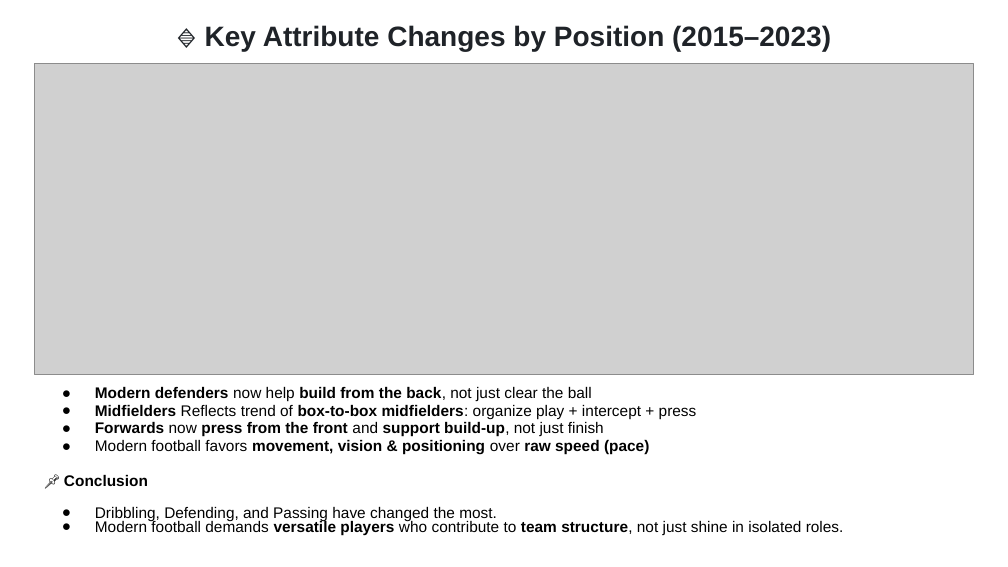
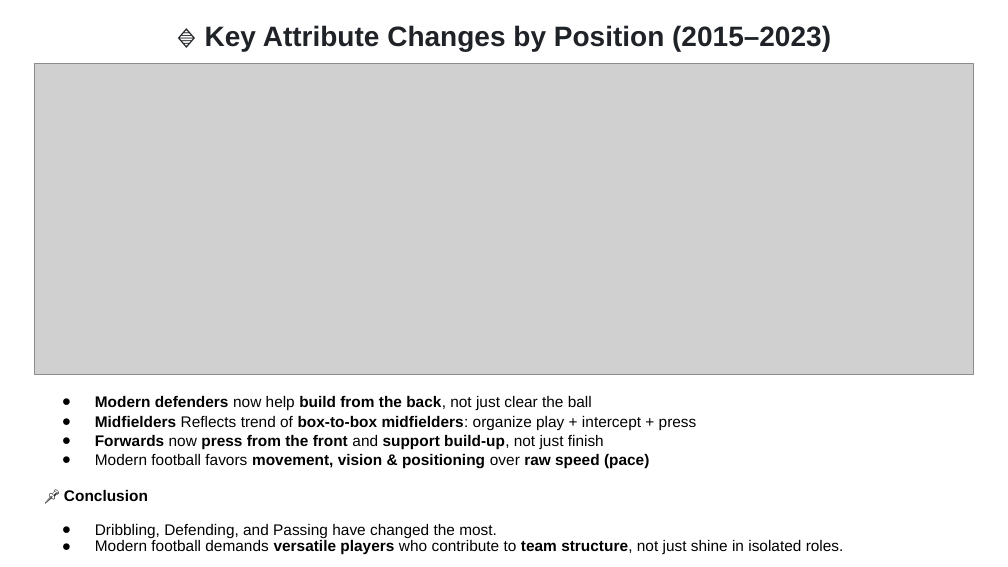
Before and after one commit to hoangbui93/Decoding-Modern-Football-Tactics-Talent-and-Transfer-Value, a slide deck: slide 19 of 🎓 Graduation Project.pptx. Drawn at 1008x567 pixels with LibreOffice and Linux fonts; fonts in the diff are those of the drawing; grey boxes stand for pictures. Boxes give left, top, right and bottom in pixels: in the first picture for what was removed or moved away, otherwise in the second. Text is boxed around its words. In the diff, an @@ line names an element or a change of style, - is before the commit and + after.

```diff
--- a/🎓 Graduation Project.pptx
+++ b/🎓 Graduation Project.pptx
@@ text "Modern defenders now help build ..." at (64, 396, 844, 555): line spacing 0.95 to 1.05; line spacing 0.8 to 0.9 @@
```
Also in this commit, not shown: 17 other slides changed, 5 slides added, 3 slides removed, 2 other files.
